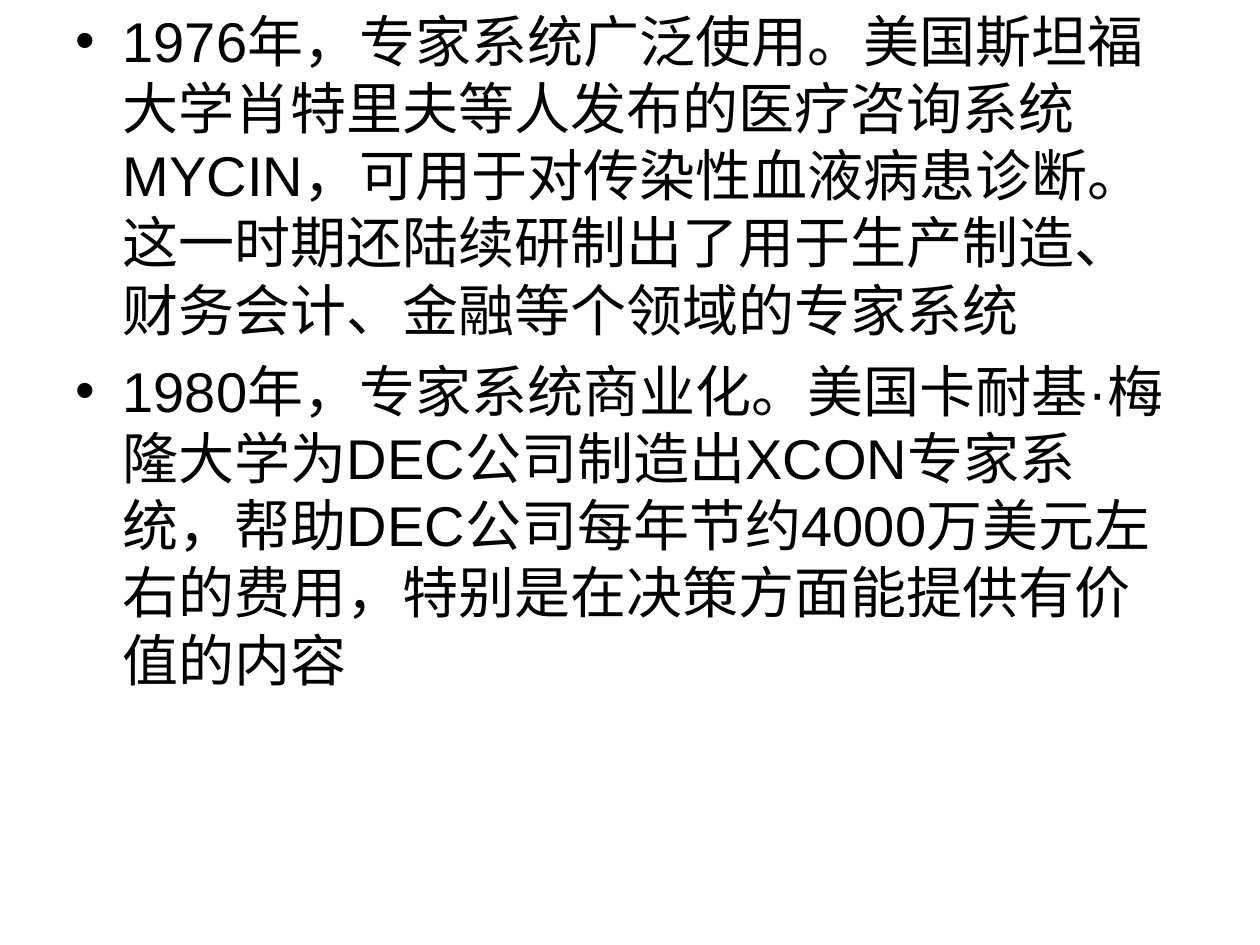
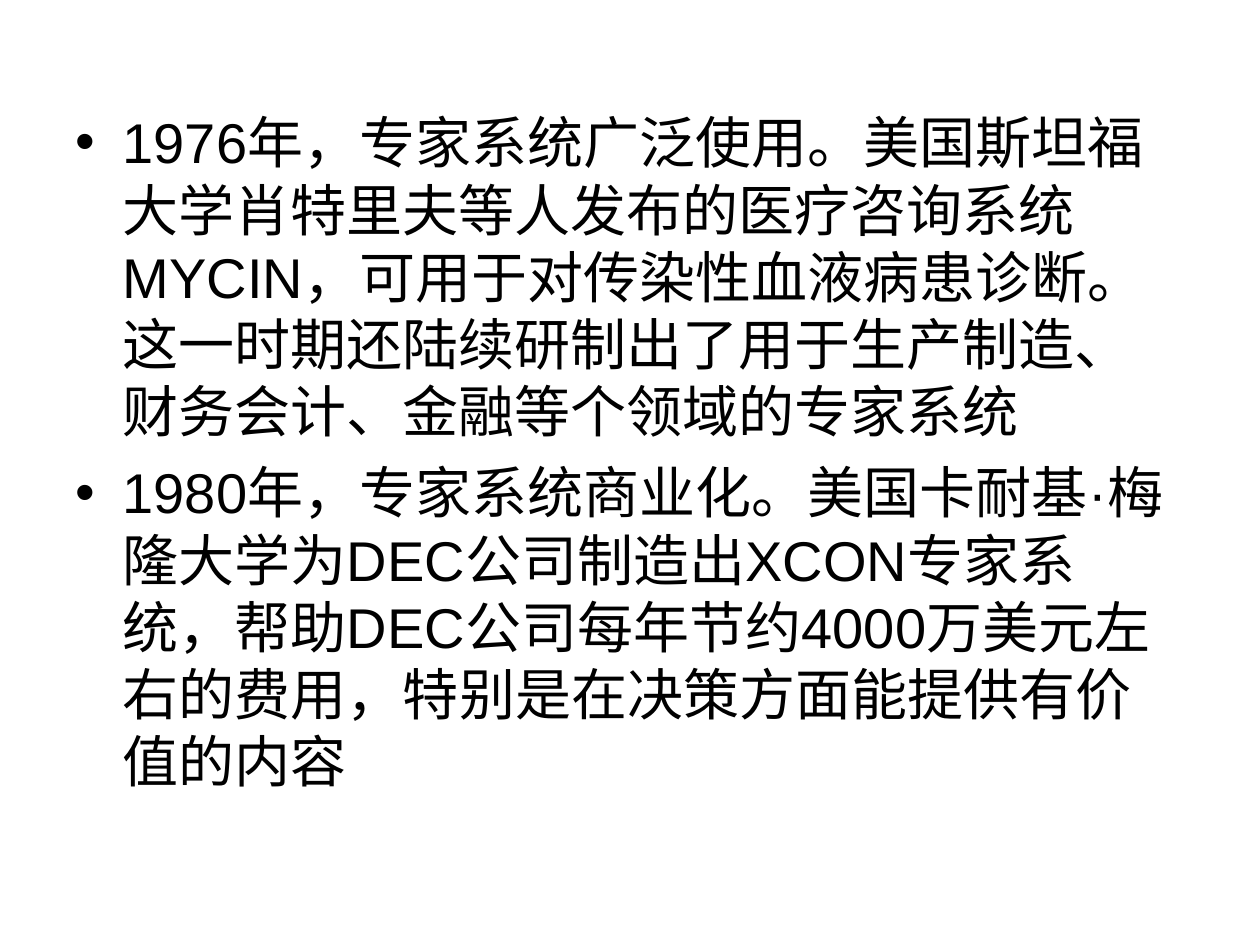
Before and after one commit to zhijie-ai/RL, a slide deck: slide 10 of rl-rec-practice/topk/code/AI的过去现在及未来.ppt (slide 8 before the commit). Drawn at 1260x945 pixels with LibreOffice and Linux fonts; fonts in the diff are those of the drawing. Boxes give left, top, right and bottom in pixels: in the first picture for what was removed or moved away, otherwise in the second. Text is boxed around its words. In the diff, an @@ line names an element or a change of style, - is before the commit and + after.

```diff
--- a/rl-rec-practice/topk/code/AI的过去现在及未来.ppt
+++ b/rl-rec-practice/topk/code/AI的过去现在及未来.ppt
@@ text "1976年，专家系统广泛使用。美国斯坦福大学肖特里夫等人发布的医疗咨询系统MYCIN，可用于对传染性血液病患诊断。这一时 ...": place and size @@
-text "1976年，专家系统广泛使用。美国斯坦福大学肖特里夫等人发布的医疗咨询系统MYCIN，可用于对传染性血液病患诊断。这一时 ..." at (123,17,1163,686)
+text "1976年，专家系统广泛使用。美国斯坦福大学肖特里夫等人发布的医疗咨询系统MYCIN，可用于对传染性血液病患诊断。这一时 ..." at (123,119,1163,787)
```
Also in this commit, not shown: 7 other slides changed, 19 slides added, 1 slide removed, 8 other files.
